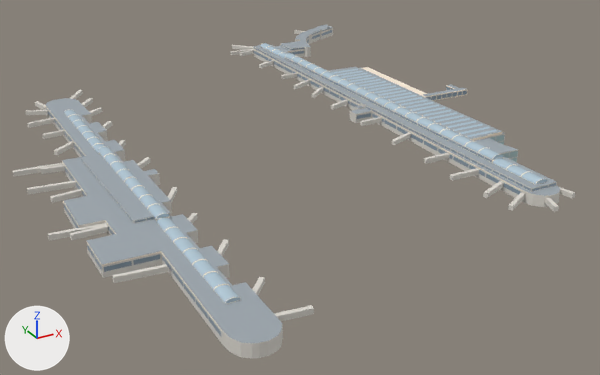
An edit to the glTF model models/chi-ohare-terminal-1.glb, drawn before and after from the same camera.
Rendered twice from a 50 mm lens placed at (-337.0, -639.0, 268.0), pointed at (13.0, -3.0, -50.0). Arrows for +X, +Y and +Z are at lower left; the lights stay in place. The first picture is the older version. Vertices at exactly the same position are counted once.

Objects in the first picture: "O'Hare Terminal 1".
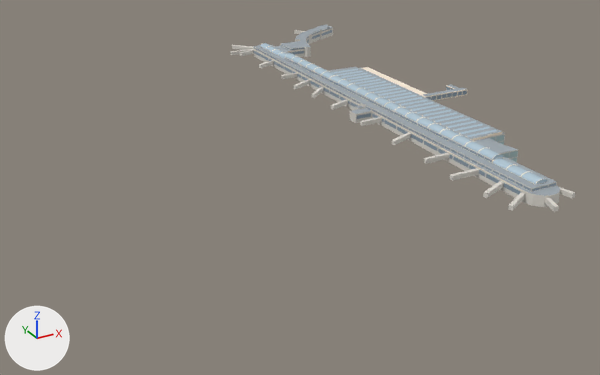
The newer file is also turned or shifted as a whole; pictures and numbers use the older file's frame.

Patch to the scene script:
```diff
--- a/models/chi-ohare-terminal-1.glb.py
+++ b/models/chi-ohare-terminal-1.glb.py
@@ me_o_hare_terminal_1 @@
 # used by ob_o_hare_terminal_1; location = (0.0, 0.0, 0.0)
-me_o_hare_terminal_1.from_pydata(...)  # 5143 vertices, 4954 faces; spans x -242.0..251.0, y -296.0..360.0, z 0.0..19.0
+me_o_hare_terminal_1.from_pydata(...)  # 3521 vertices, 3166 faces; spans x 67.0..251.0, y -242.0..360.0, z 0.0..19.0
+# me_o_hare_terminal_1 part 1: 152 loose pieces with 1622 vertices, spanning x -242.0..-128.0, y -296.0..220.0, z 0.0..16.0, are deleted
+# other edits to the shape of me_o_hare_terminal_1 do not show in these pictures
 me_o_hare_terminal_1.materials.append(mat_ord_wall)
```

Boxes (x1, y1, x2, y2) around the edits, measured in the pictures (600 x 375 px):
"O'Hare Terminal 1", reshaped (39% narrower, 44% shorter): before (13, 25, 576, 359); after (231, 25, 576, 212)
part 1 of me_o_hare_terminal_1, deleted: before (13, 90, 314, 359)
